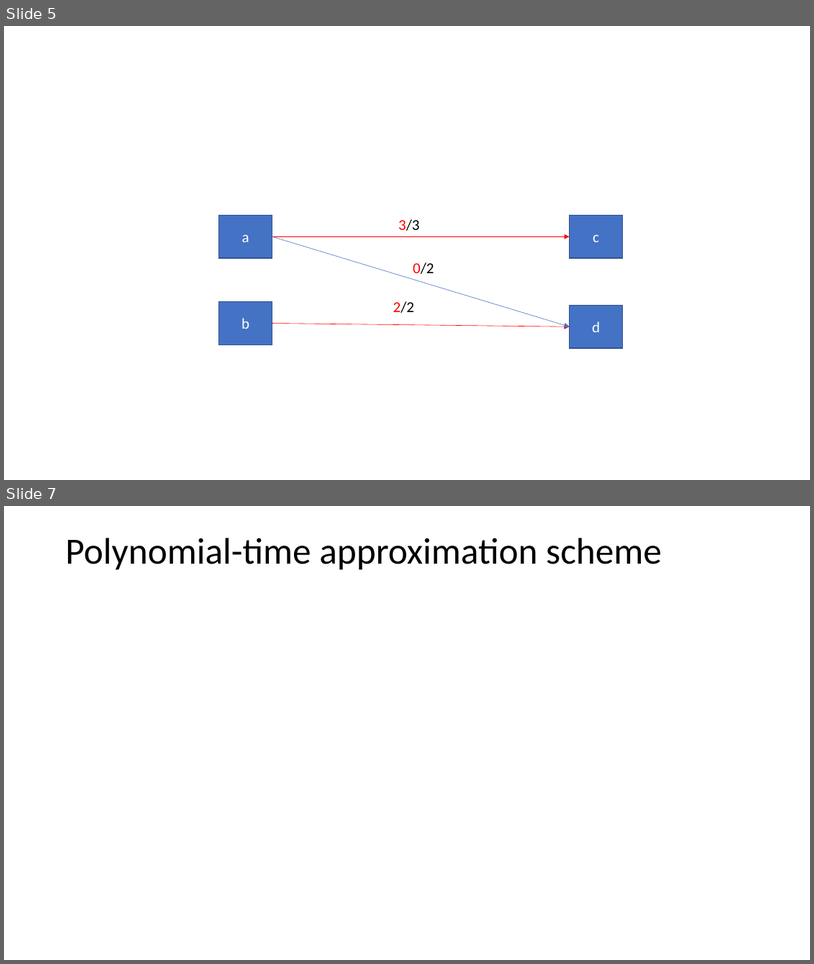
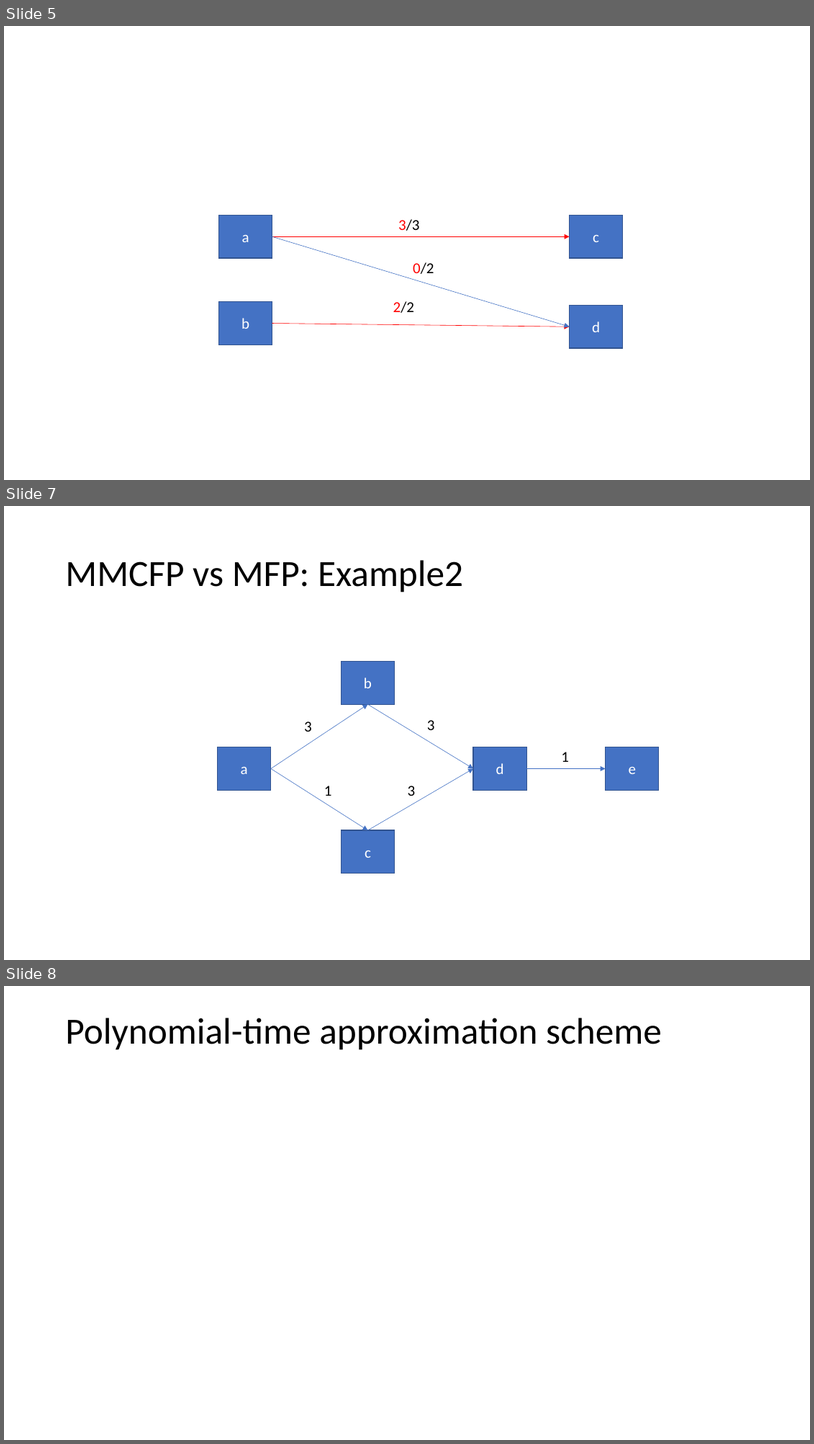
Before and after one commit to Speedphil544/Vortrag, a slide deck: MMCFP.pptx. Shown one above the other, each under a label of ours: slides 5 and 7 before the commit, slides 5, 7 and 8 after it; the slides between them are not shown. The pictures are 814x964 and 814x1444 pixels, drawn with LibreOffice and Linux fonts; fonts in the diff are those of the drawing; grey boxes stand for pictures. Boxes give left, top, right and bottom in pixels: in the first picture for what was removed or moved away, otherwise in the second. Text is boxed around its words. In the diff, an @@ line names an element or a change of style, - is before the commit and + after.

```diff
--- a/MMCFP.pptx
+++ b/MMCFP.pptx
@@ slide 7 added at [4, 506, 810, 960], background #FFFFFF @@
@@ title added at [65, 560, 463, 592], 44 pt, text #000000 @@
+MMCFP vs MFP: Example2
@@ rectangle added at [342, 662, 395, 705], fill #4472C4, outline #325491 1 pt, 18 pt, text #FFFFFF @@
+b
@@ arrow added from (271, 769) to (368, 705), #4472C4 0.5 pt @@
@@ text added at [304, 721, 312, 731], 18 pt, text #000000 @@
+3
@@ arrow added from (368, 705) to (473, 769), #4472C4 0.5 pt @@
@@ text added at [427, 720, 435, 730], 18 pt, text #000000 @@
+3
@@ rectangle added at [218, 746, 271, 790], fill #4472C4, outline #325491 1 pt, 18 pt, text #FFFFFF @@
+a
@@ rectangle added at [473, 746, 527, 790], fill #4472C4, outline #325491 1 pt, 18 pt, text #FFFFFF @@
+d
@@ text added at [561, 752, 569, 762], 18 pt, text #000000 @@
+1
@@ rectangle added at [606, 746, 659, 790], fill #4472C4, outline #325491 1 pt, 18 pt, text #FFFFFF @@
+e
@@ arrow added from (271, 769) to (368, 830), #4472C4 0.5 pt @@
@@ text added at [324, 785, 332, 795], 18 pt, text #000000 @@
+1
@@ arrow added from (368, 830) to (473, 769), #4472C4 0.5 pt @@
@@ text added at [408, 785, 416, 795], 18 pt, text #000000 @@
+3
@@ arrow added from (527, 769) to (606, 769), #4472C4 0.5 pt @@
@@ rectangle added at [342, 830, 395, 873], fill #4472C4, outline #325491 1 pt, 18 pt, text #FFFFFF @@
+c
@@ what was slide 7 is now slide 8 @@
```
Also in this commit, not shown: 2 slides changed, 2 other slides added, 3 slides removed.
